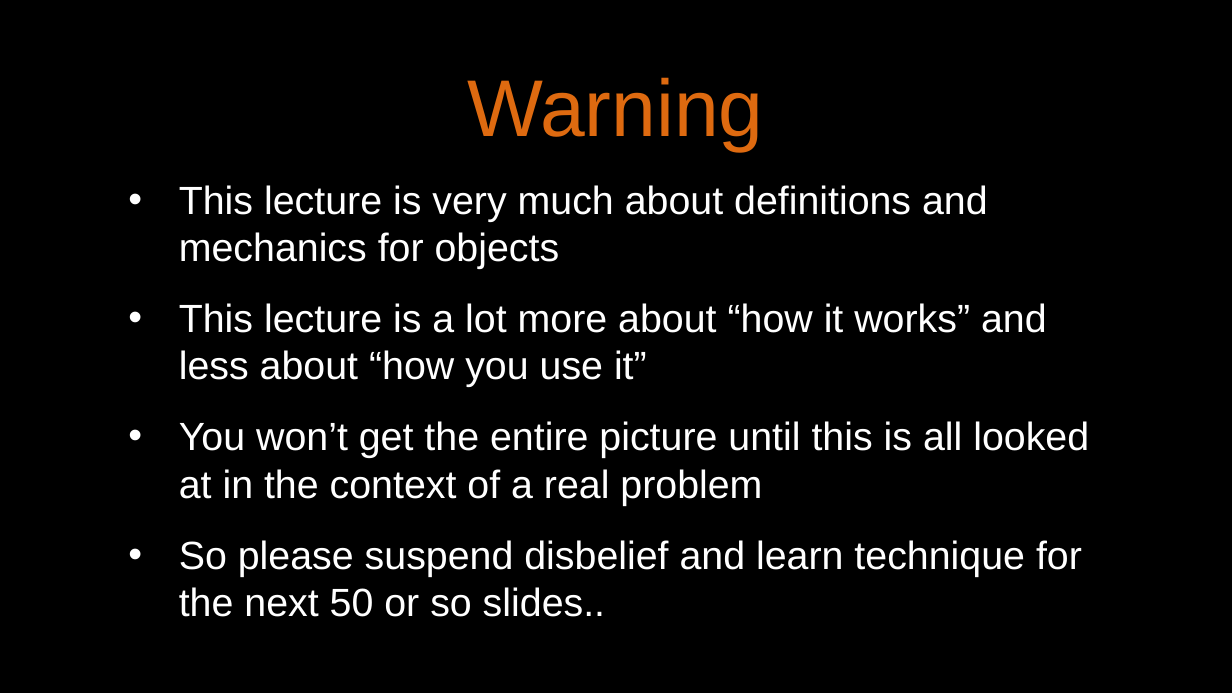
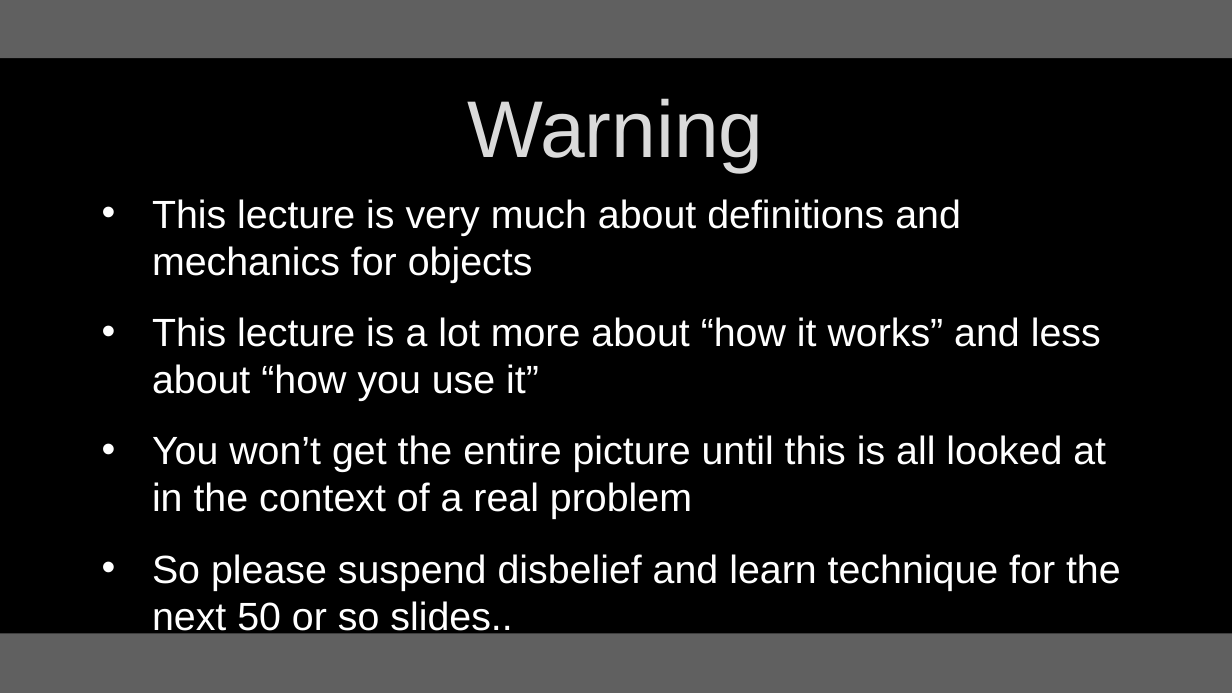
Before and after one commit to csev/py4e, a slide deck: slide 2 of lectures3/Pythonlearn-14-Objects.pptx. Drawn at 1232x693 pixels with LibreOffice and Linux fonts; fonts in the diff are those of the drawing. Boxes give left, top, right and bottom in pixels: in the first picture for what was removed or moved away, otherwise in the second. Text is boxed around its words. In the diff, an @@ line names an element or a change of style, - is before the commit and + after.

```diff
--- a/lectures3/Pythonlearn-14-Objects.pptx
+++ b/lectures3/Pythonlearn-14-Objects.pptx
@@ rectangle added at (0,0,1232,58), fill #606060 @@
@@ title "Warning": place and size @@
-title "Warning" at (467,77,763,151)
+title "Warning" at (467,98,763,172)
@@ title "Warning" at (467,98,763,172): text colour #DE6A10 to #DADADA @@
@@ text "This lecture is very much ..." rewrapped from (179,185,1089,617) to (152,199,1121,638) @@
@@ rectangle added at (0,633,1232,692), fill #606060 @@
```
Also in this commit, not shown: 45 other slides changed, 14 other files.
